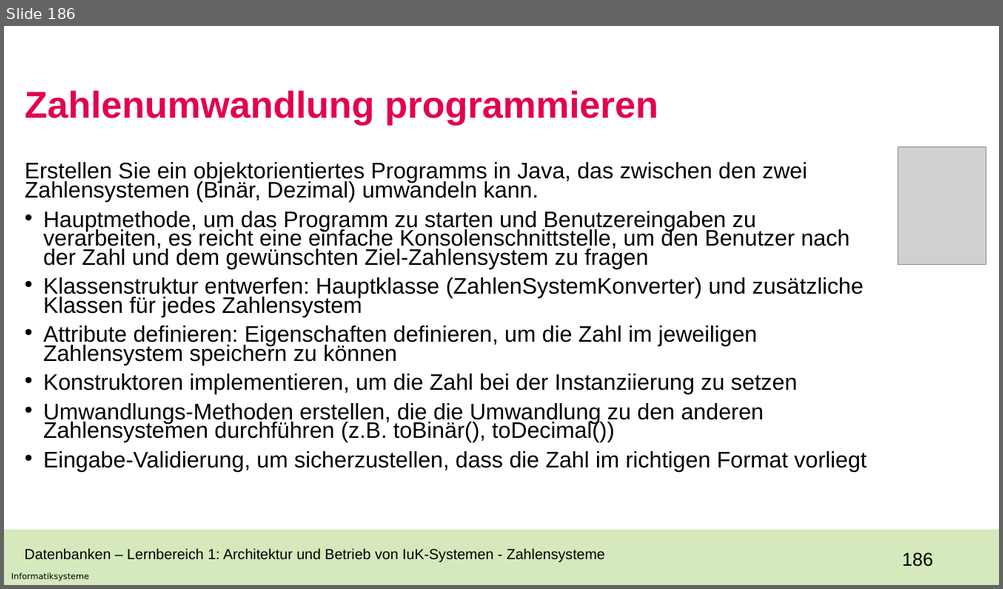
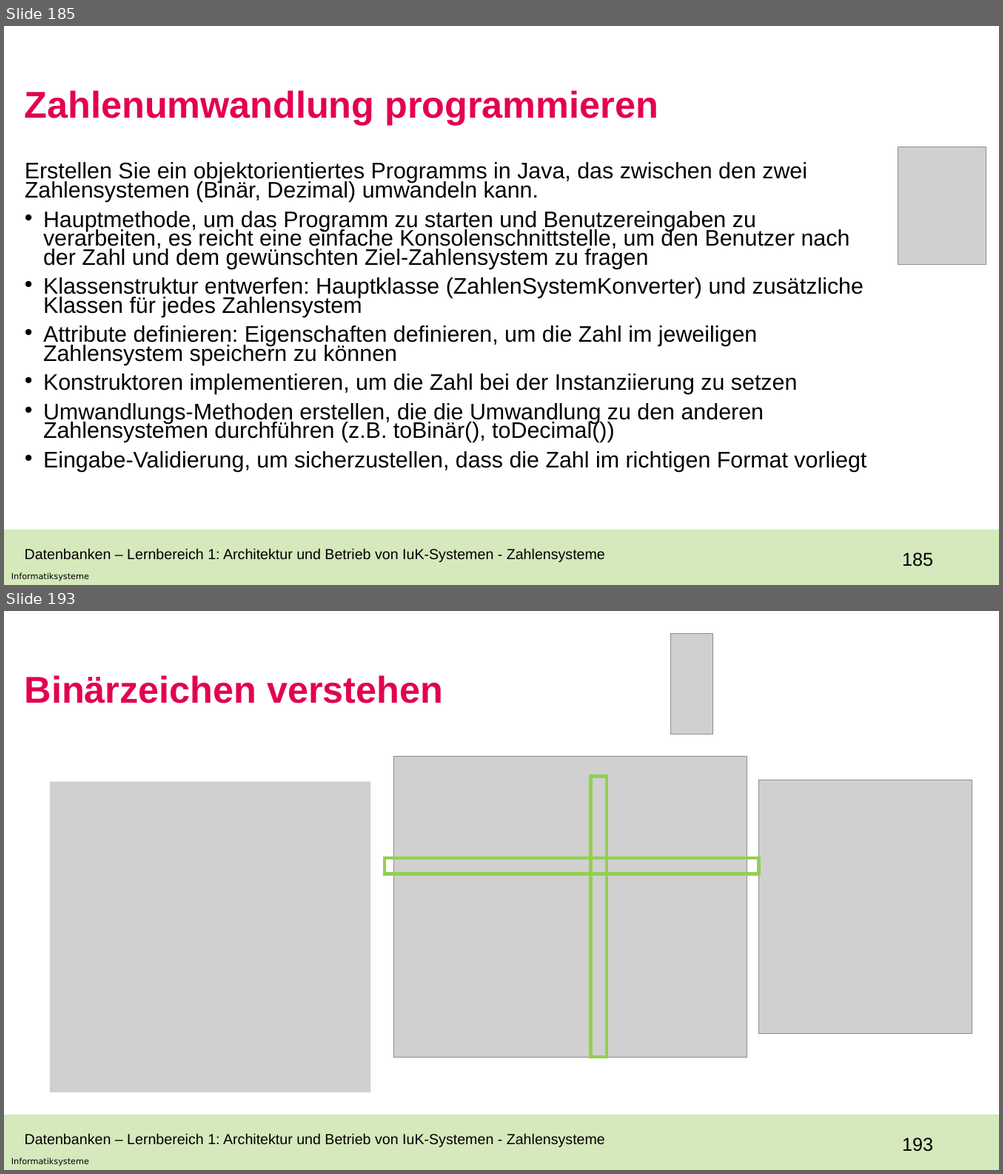
Before and after one commit to Laura-1206/Unterricht, a slide deck: BGY12_23fx.pptx. Shown one above the other, each under a label of ours: slide 186 before the commit, slides 185 and 193 after it; the slides between them are not shown. The pictures are 1003x589 and 1003x1174 pixels, drawn with LibreOffice and Linux fonts; fonts in the diff are those of the drawing; grey boxes stand for pictures; background and template pictures are left out. Boxes give left, top, right and bottom in pixels: in the first picture for what was removed or moved away, otherwise in the second. Text is boxed around its words. In the diff, an @@ line names an element or a change of style, - is before the commit and + after.

```diff
--- a/BGY12_23fx.pptx
+++ b/BGY12_23fx.pptx
@@ slide 193 added at (4,611,999,1170), background #FFFFFF; not listed: 3 template elements that a slide beside it also shows @@
@@ picture added at (670,633,713,734) @@
@@ title added at (25,675,443,703), 36 pt, text #E30051, bold @@
+Binärzeichen verstehen
@@ picture added at (394,757,747,1057) @@
@@ picture added at (50,782,370,1093) @@
@@ rectangle added at (591,776,607,1057), outline #92D050 3 pt @@
@@ picture added at (759,780,972,1035) @@
@@ rectangle added at (384,858,758,874), outline #92D050 3 pt @@
@@ text added at (25,1133,605,1147), 14 pt, text #000000 @@
+Datenbanken – Lernbereich 1: Architektur und Betrieb von IuK-Systemen - Zahlensysteme
@@ what was slide 186 is now slide 185 @@
@@ page number at (902,553,933,567): text changed @@
-186
+185
```
Also in this commit, not shown: 1 slide changed, 66 other slides added, 1 slide removed.
